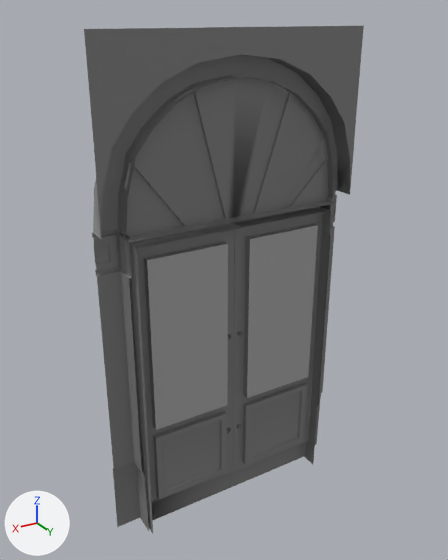
An edit to the FBX model Assets/Art/Enviro/M_atrapy/Mesh/M_A_door_03.fbx, drawn before and after from the same camera.
The view is the same before and after, from a 50 mm camera at (3.21, 3.42, 3.74) aimed at (1.04, -0.19, 1.93). Arrows for +X, +Y and +Z are at lower left; the lights stay in place. The picture after the commit comes second. Where no turn or scale is listed for an object, it has been applied to the vertices. Vertices at exactly the same position are counted once.

Before the edit, the objects in view are built like this:
```python
me_mesh = bpy.data.meshes.new('Mesh')
me_mesh.from_pydata(...)  # 1290 vertices, 2436 faces; spans x 0.0..2.0, y -0.23..-0.01, z 0.0..3.66
# faces by material slot: [2432, 4]
me_mesh.materials.append(mat_grey)  # grey #7f7f7f
me_mesh.materials.append(mat_glass)  # grey #a6a6a6
ob_m_a_door_03 = bpy.data.objects.new('M_A_door_03', me_mesh)
ob_m_a_door_03.location = (0.0, 0.0, 0.0)
```
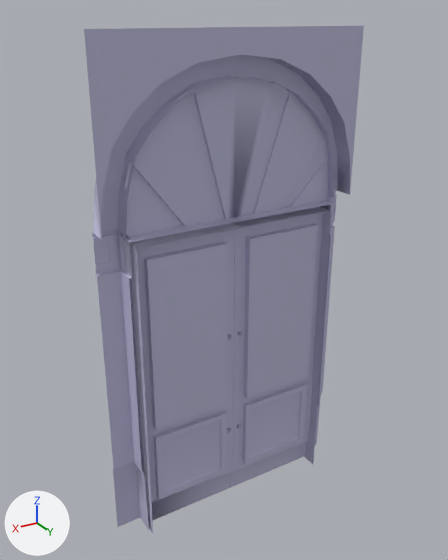
The newer file is also turned or shifted as a whole; pictures and numbers use the older file's frame.

Pixel boxes [x1, y1, x2, y2] of what changed, in the pictures (448 x 560 px; the box of a moved part takes in the faces that stretch with it):
part 1 of me_mesh, moved or reshaped: before [93, 55, 351, 427]; after [166, 54, 338, 433]
part 2 of me_mesh, recoloured (grey to pale blue): [84, 25, 364, 533] in both
part 3 of me_mesh, recoloured (grey to pale blue): [147, 225, 318, 430] in both

The change in detail:
Material 'T_M_A' (mat_t_m_a) is new.
Its base color is (0.514, 0.506, 0.707) (pale blue #bebddb).
Its roughness is 0.0.
me_mesh is used by ob_m_a_door_03; location (0.0, 0.0, 0.0).
me_mesh had 1290 vertices, 2436 faces and spanned x 0.0..2.0, y -0.23..-0.01, z 0.0..3.66.
me_mesh now has 1299 vertices, 2372 faces and spans x 0.0..2.0, y -0.23..-0.01, z 0.0..3.66.
me_mesh part 1: 17 vertices moved within x 0.52..0.95, y -0.17..-0.12, z 0.63..2.43; 43 vertices removed from x 0.0..2.0, y -0.22..-0.05, z 0.59..3.46; 52 vertices added at x 0.0..1.25, y -0.22..-0.11, z 0.59..3.46.
me_mesh part 2: 1976 faces spanning x 0.0..2.0, y -0.23..-0.01, z 0.0..3.66 switch from mat_grey (grey #7f7f7f) to mat_t_m_a (pale blue #bebddb).
me_mesh part 3: 4 faces spanning x 0.3..1.7, y -0.05, z 0.93..2.27 switch from mat_glass (grey #a6a6a6) to mat_t_m_a (pale blue #bebddb).
